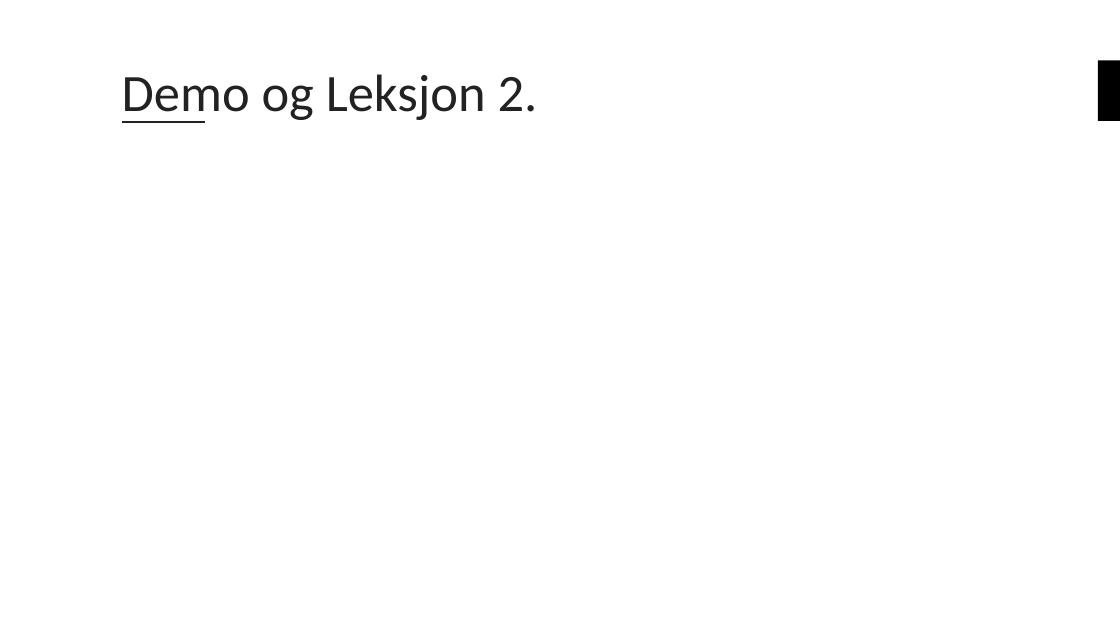
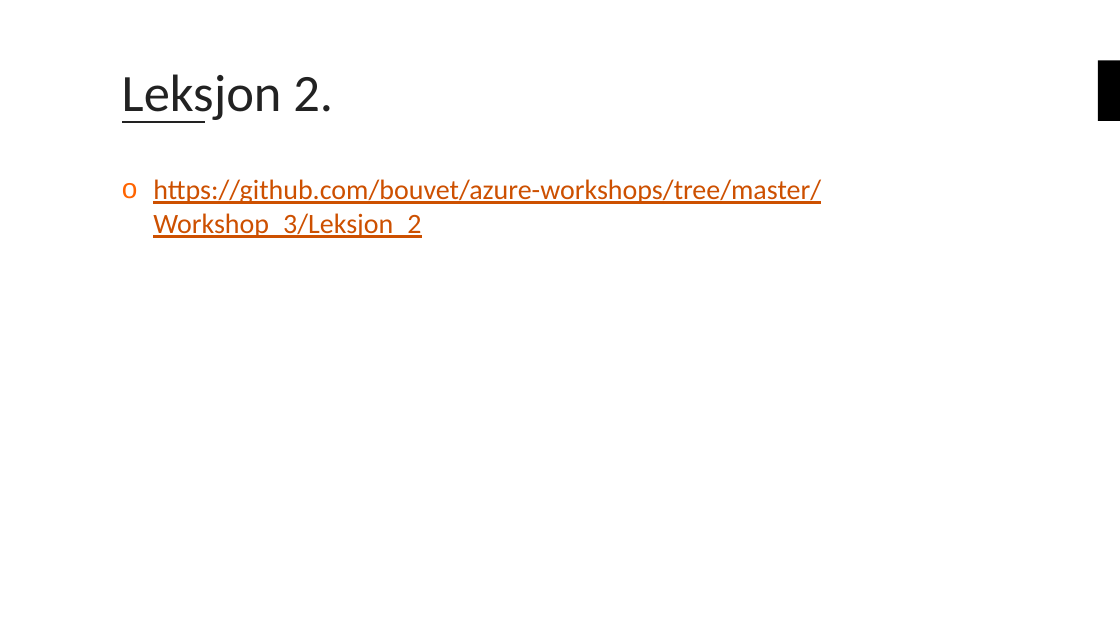
Before and after one commit to bouvet/azure-workshops, a slide deck: slide 21 of Workshop_3/Presentasjon/Azureskolen-Workshop#3.pptx. Drawn at 1120x630 pixels with LibreOffice and Linux fonts; fonts in the diff are those of the drawing; background and template pictures are left out. Boxes give left, top, right and bottom in pixels: in the first picture for what was removed or moved away, otherwise in the second. Text is boxed around its words. In the diff, an @@ line names an element or a change of style, - is before the commit and + after.

```diff
--- a/Workshop_3/Presentasjon/Azureskolen-Workshop#3.pptx
+++ b/Workshop_3/Presentasjon/Azureskolen-Workshop#3.pptx
@@ title at (122,74,333,123): text changed @@
-Demo og Leksjon 2.
+Leksjon 2.
@@ text added at (153,179,821,238), 24 pt, text #CD5000, underline @@
+o https://github.com/bouvet/azure-workshops/tree/master/Workshop_3/Leksjon_2
```
Also in this commit, not shown: 4 other slides changed, 2 slides added, 1 slide removed.
